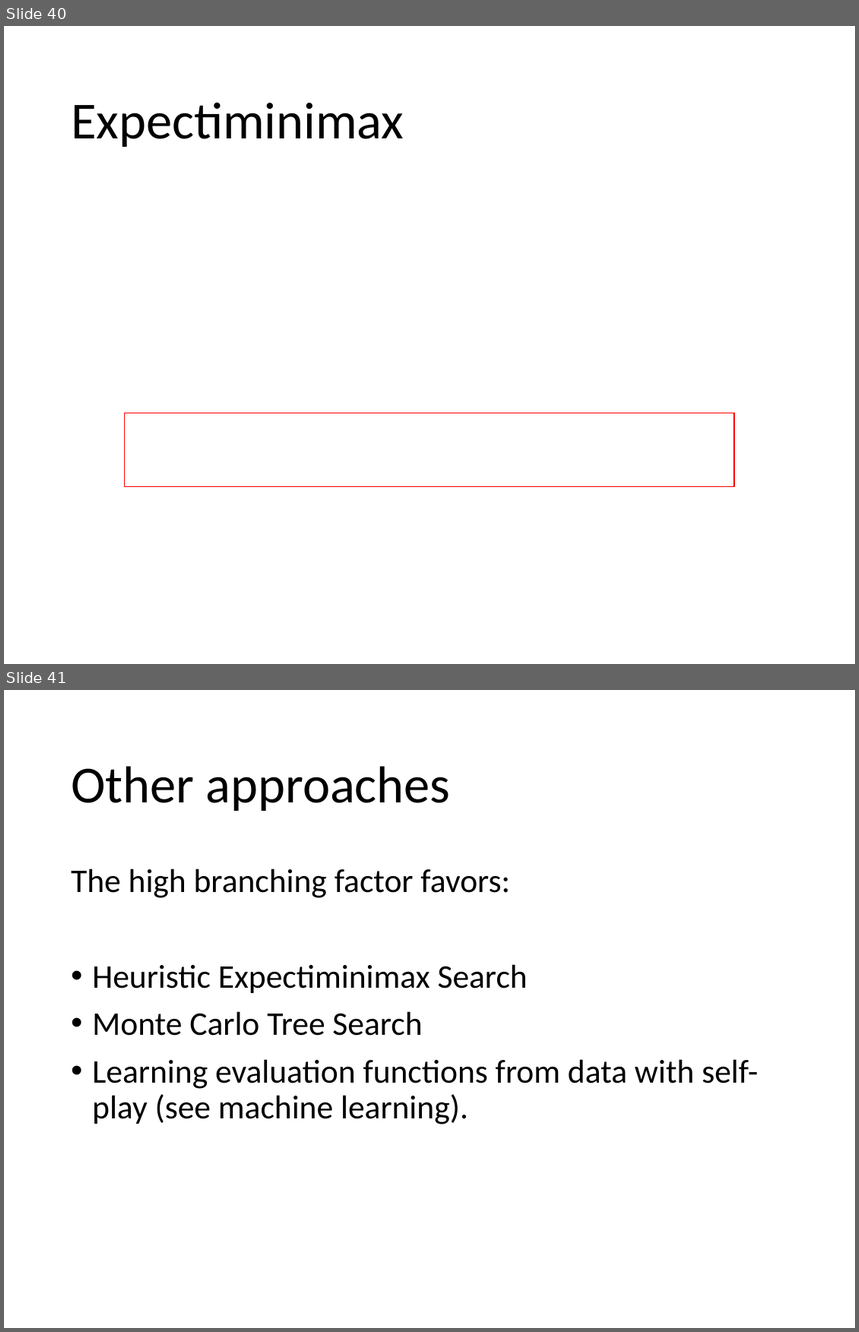
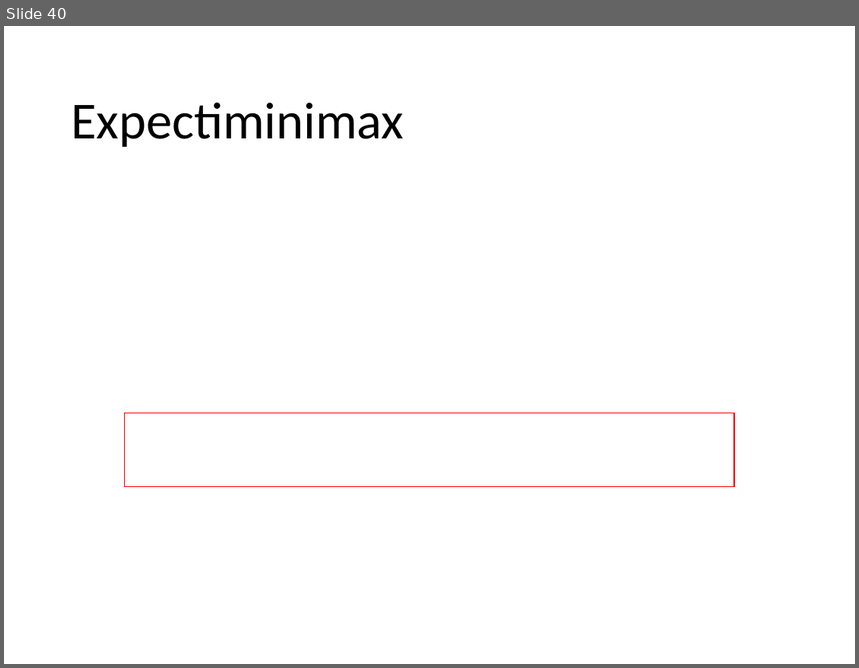
Before and after one commit to mhahsler/CS7320-AI, a slide deck: slides/05_games.pptx. Shown one above the other, each under a label of ours: slides 40 and 41 before the commit, slide 40 after it. The pictures are 859x1332 and 859x668 pixels, drawn with LibreOffice and Linux fonts; fonts in the diff are those of the drawing; grey boxes stand for pictures. Boxes give left, top, right and bottom in pixels: in the first picture for what was removed or moved away, otherwise in the second. Text is boxed around its words. In the diff, an @@ line names an element or a change of style, - is before the commit and + after.

```diff
--- a/slides/05_games.pptx
+++ b/slides/05_games.pptx
@@ slide 41 removed at box(4, 690, 855, 1328), background #FFFFFF @@
@@ title removed at box(71, 766, 451, 811) @@
-Other approaches
@@ text removed at box(71, 869, 758, 1125) @@
-The high branching factor favors:
-• Heuristic Expectiminimax Search
-• Monte Carlo Tree Search
-• Learning evaluation functions from data with self-play (see machine learning).
```
Also in this commit, not shown: 8 slides changed, 1 other file.
